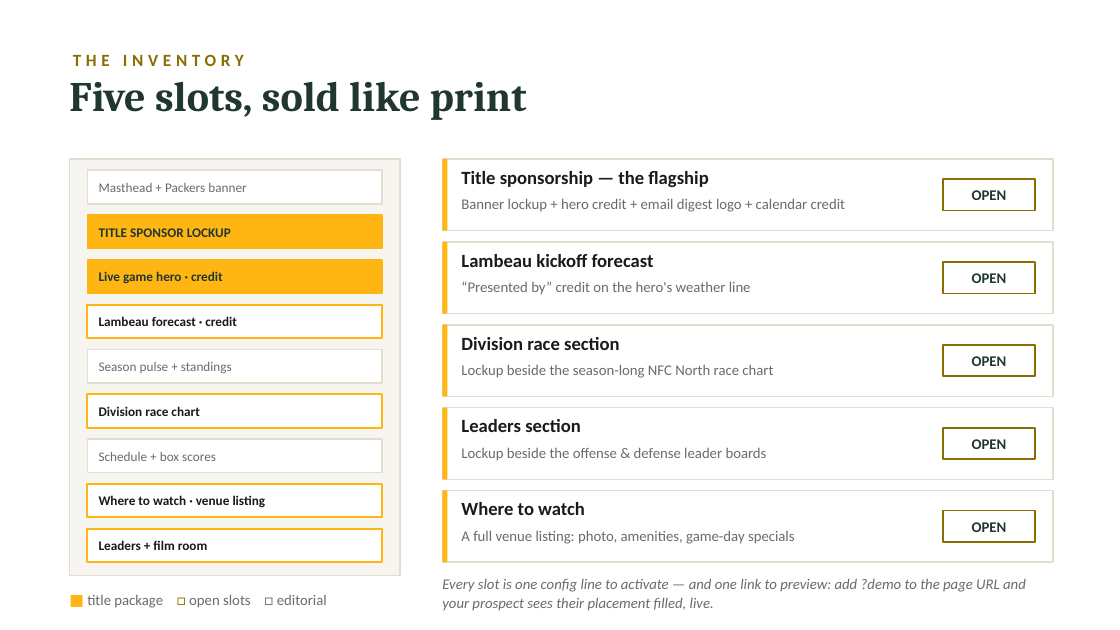
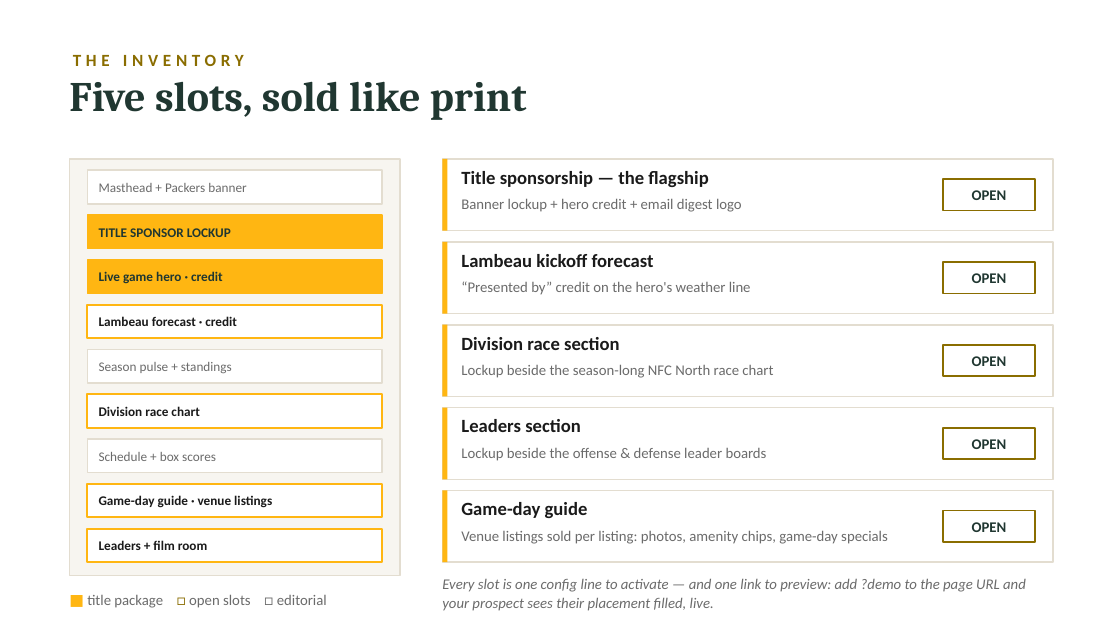
Before and after one commit to RowanFlynnPilot/wpr-packers-tracker, a slide deck: slide 4 of docs/sponsor-deck.pptx. Drawn at 1120x630 pixels with LibreOffice and Linux fonts; fonts in the diff are those of the drawing. Boxes give left, top, right and bottom in pixels: in the first picture for what was removed or moved away, otherwise in the second. Text is boxed around its words. In the diff, an @@ line names an element or a change of style, - is before the commit and + after.

```diff
--- a/docs/sponsor-deck.pptx
+++ b/docs/sponsor-deck.pptx
@@ text at (x1=461, y1=199, x2=742, y2=212): text changed @@
-Banner lockup + hero credit + email digest logo + calendar credit
+Banner lockup + hero credit + email digest logo
@@ text at (x1=99, y1=495, x2=272, y2=508): text changed @@
-Where to watch · venue listing
+Game-day guide · venue listings
@@ text at (x1=461, y1=502, x2=588, y2=518): text changed @@
-Where to watch
+Game-day guide
@@ text at (x1=461, y1=531, x2=888, y2=544): text changed @@
-A full venue listing: photo, amenities, game-day specials
+Venue listings sold per listing: photos, amenity chips, game-day specials
```
Also in this commit, not shown: 3 other slides changed, 8 other files.
